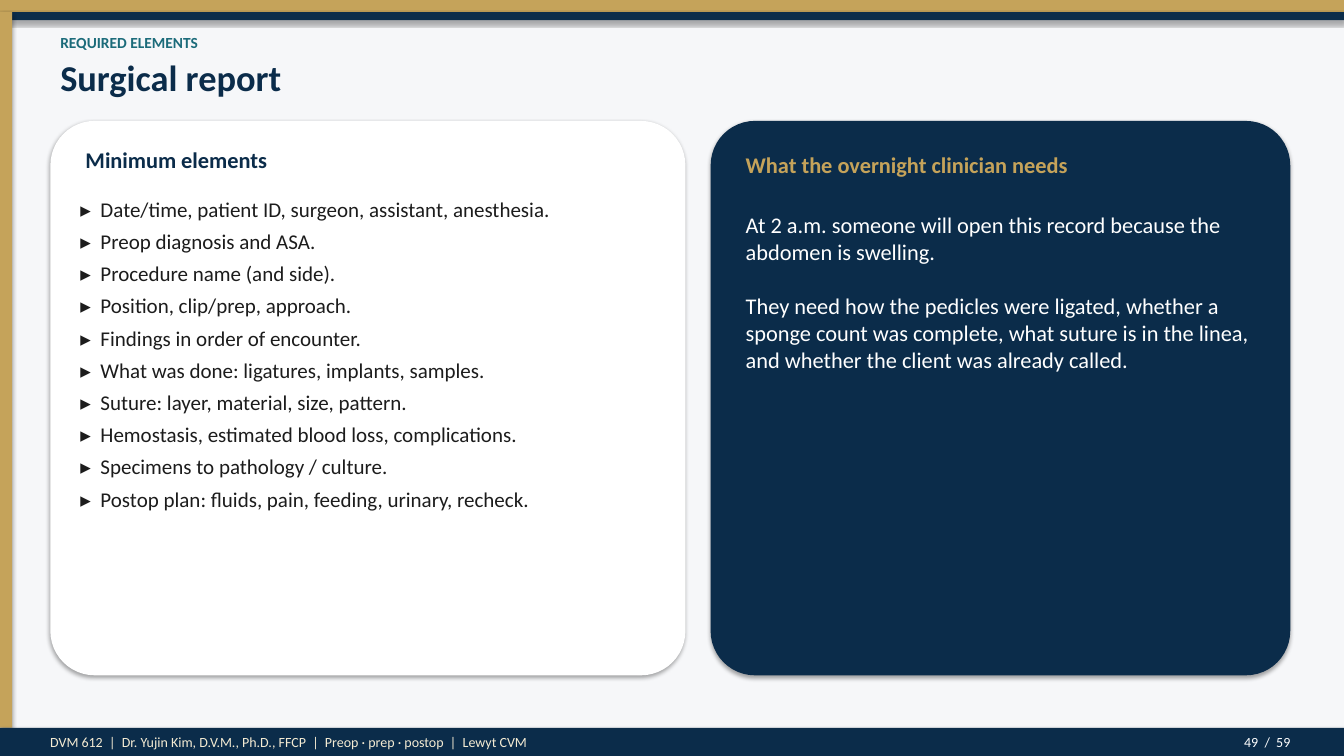
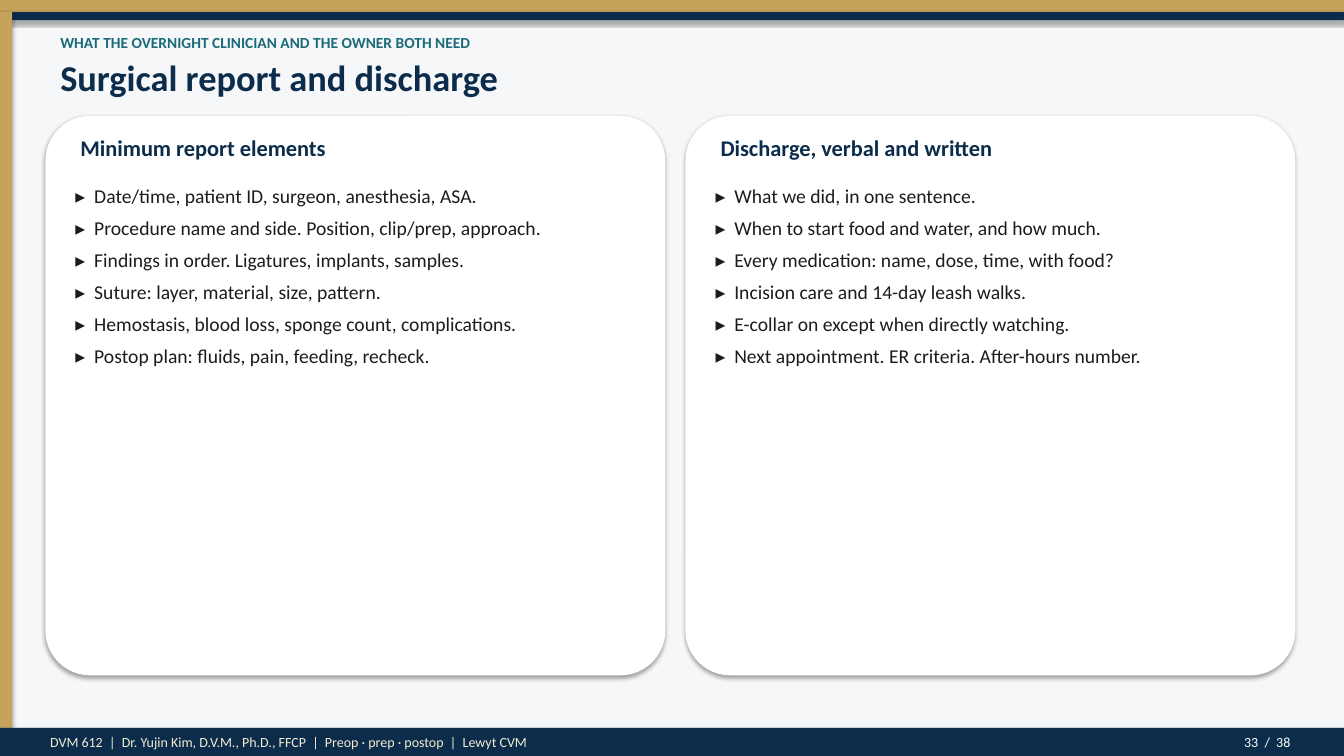
Before and after one commit to drkimvet/happycare, a slide deck: slide 33 of lectures/DVM-612_Week4_Preop_PatientPrep_Postop.pptx (slide 49 before the commit). Drawn at 1344x756 pixels with LibreOffice and Linux fonts; fonts in the diff are those of the drawing. Boxes give left, top, right and bottom in pixels: in the first picture for what was removed or moved away, otherwise in the second. Text is boxed around its words. In the diff, an @@ line names an element or a change of style, - is before the commit and + after.

```diff
--- a/lectures/DVM-612_Week4_Preop_PatientPrep_Postop.pptx
+++ b/lectures/DVM-612_Week4_Preop_PatientPrep_Postop.pptx
@@ text at (60, 38, 470, 48): text changed @@
-REQUIRED ELEMENTS
+WHAT THE OVERNIGHT CLINICIAN AND THE OWNER BOTH NEED
@@ text at (60, 65, 498, 97): text changed @@
-Surgical report
+Surgical report and discharge
@@ rounded rectangle: place and size @@
-rounded rectangle at (50, 121, 686, 676)
+rounded rectangle at (45, 116, 665, 676)
@@ rounded rectangle: place and size @@
-rounded rectangle at (711, 121, 1291, 676)
+rounded rectangle at (686, 116, 1296, 676)
@@ rounded rectangle at (686, 116, 1296, 676): fill #0B2C4A to #FFFFFF @@
@@ text at (80, 140, 326, 160): text changed @@
-Minimum elements
+Minimum report elements
@@ text at (721, 140, 992, 160): text changed; text colour #C5A35A to #0B2C4A @@
-What the overnight clinician needs
+Discharge, verbal and written
@@ text "▸ Date/time, patient ID, surgeon, ...": place and size @@
-text "▸ Date/time, patient ID, surgeon, ..." at (100, 202, 549, 511)
+text "▸ Date/time, patient ID, surgeon, ..." at (94, 189, 541, 367)
@@ text at (94, 189, 541, 271): text changed; size 15 to 14 pt @@
-▸ Date/time, patient ID, surgeon, assistant, anesthesia.
-▸ Preop diagnosis and ASA.
-▸ Procedure name (and side).
-▸ Position, clip/prep, approach.
-▸ Findings in order of encounter.
-▸ What was done: ligatures, implants, samples.
+▸ Date/time, patient ID, surgeon, anesthesia, ASA.
+▸ Procedure name and side. Position, clip/prep, approach.
+▸ Findings in order. Ligatures, implants, samples.
@@ text at (734, 189, 1141, 366): text changed; size 16 to 14 pt; text colour #FFFFFF to #1C1C1C @@
-At 2 a.m. someone will open this record because the abdomen is swelling.
-They need how the pedicles were ligated, whether a sponge count was complete, what suture is in the linea, and whether the client was already called.
+▸ What we did, in one sentence.
+▸ When to start food and water, and how much.
+▸ Every medication: name, dose, time, with food?
+▸ Incision care and 14-day leash walks.
+▸ E-collar on except when directly watching.
+▸ Next appointment. ER criteria. After-hours number.
@@ text at (94, 285, 381, 302): size 15 to 14 pt in "▸ Suture: layer, material, size, pattern."; more space between paragraphs @@
@@ text at (94, 317, 516, 367): text changed; size 15 to 14 pt @@
-▸ Hemostasis, estimated blood loss, complications.
-▸ Specimens to pathology / culture.
-▸ Postop plan: fluids, pain, feeding, urinary, recheck.
+▸ Hemostasis, blood loss, sponge count, complications.
+▸ Postop plan: fluids, pain, feeding, recheck.
@@ text at (1244, 737, 1290, 747): text changed @@
-49 / 59
+33 / 38
```
Also in this commit, not shown: 37 other slides changed, 21 slides removed, 2 other files.
